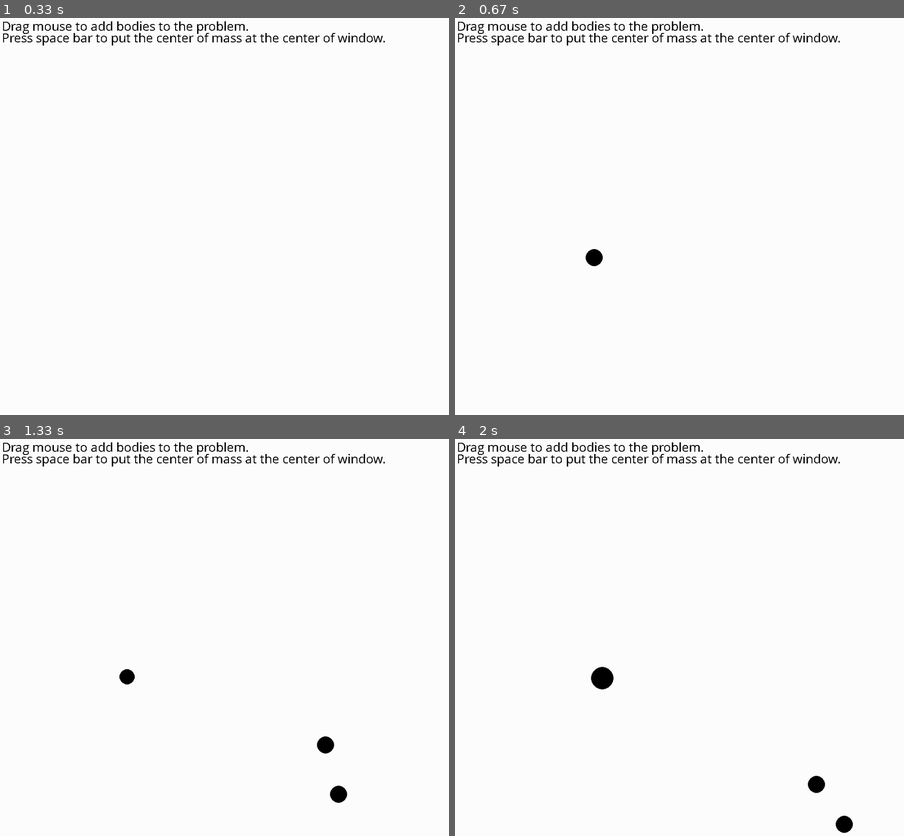
Above: before the commit, frames 1-4 (two rows, left to right).
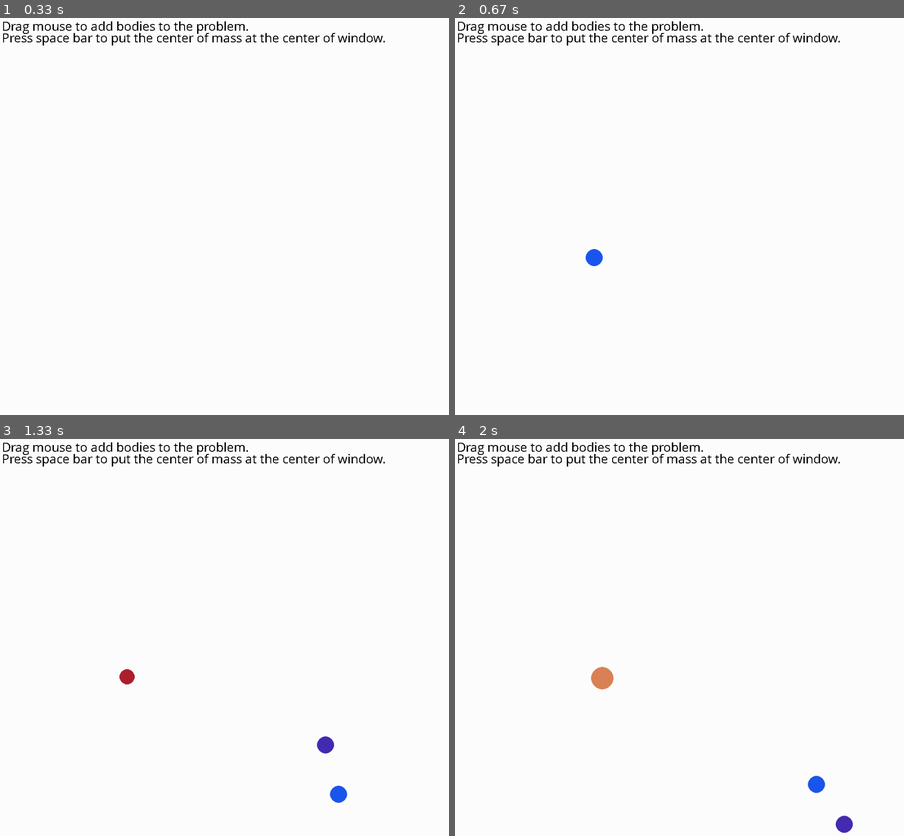
Above: after the commit, the same moments.

Repository: TeyBerendschot/n-bodies
Game: pygame game, started from src/main.py
Same seed, same stepped clock (60 frames per second), same inputs: the game is played once before the commit and once after it.
Inputs (mouse positions are in pixels of both pictures, inside the frame that each line leads up to):
- Up to frame 1 (0.33 s): no input
- Up to frame 2 (0.67 s): press the mouse at (571, 244) at 0.37 s; move the mouse to (648, 291) at 0.47 s; release the mouse at (724, 339) at 0.6 s
- Up to frame 3 (1.33 s): press the mouse at (116, 665) at 0.7 s; move the mouse to (197, 681) at 0.8 s; release the mouse at (278, 701) at 0.93 s; press the mouse at (116, 665) at 1.03 s; move the mouse to (161, 720) at 1.13 s; release the mouse at (202, 776) at 1.27 s
- Up to frame 4 (2 s): press the mouse at (571, 665) at 1.37 s; move the mouse to (683, 697) at 1.47 s; release the mouse at (796, 732) at 1.6 s; press the mouse at (571, 665) at 1.7 s; move the mouse to (701, 720) at 1.8 s; release the mouse at (836, 776) at 1.93 s

Frame 1 is identical in both runs. In frame 2, 0.1% of the frame differs, in the area x 29-33%, y 58-63%; in frame 3, 0.4%; in frame 4, 0.5%, in the area x 30-89%, y 57-100%.

Commit message:
add some color

Diff:
--- a/src/bodies/body.py
+++ b/src/bodies/body.py
@@ -5,6 +5,7 @@
         radius: float,
         mass: float | None = None,
         p: tuple[float, float] = (0.0, 0.0),
+        color: tuple[int, int, int] = (0, 0, 0),
     ):
         self.x = q[0]
         self.y = q[1]
@@ -16,6 +17,8 @@
         self.vx = p[0]
         self.vy = p[1]
 
+        self.color = color
+
     def update_velocity(self, by: tuple[float, float] = (0.0, 0.0)) -> None:
         self.vx += by[0]
         self.vy += by[1]
--- a/src/simulation/n_body_simulation.py
+++ b/src/simulation/n_body_simulation.py
@@ -126,6 +126,7 @@
             q=self.line[0],
             radius=self._get_radius_from_line(),
             p=tuple((np.array(self.line[1]) - np.array(self.line[0])) / 20),
+            color=tuple(np.random.choice(range(256), size=3)),
         )
 
         self.bodies.append(body)
@@ -135,9 +136,9 @@
     def draw_body(self, body: Body):
         circle(
             surface=self.surface,
-            color=(0, 0, 0),
             center=(body.x, body.y),
             radius=body.r,
+            color=body.color,
         )
 
     def update_velocities(self) -> None:
@@ -200,3 +201,10 @@
                     return
 
             self.update()
+
+
+if __name__ == "__main__":
+    # Start with an empty simulation
+    simulation = NBodySimulation(bodies=[], fps=50)
+
+    simulation.run()
Not shown, changed: README.md
Not shown, changed: .github/gifs/output.gif
Not shown, changed: .github/scripts/record_example_simulation.py
